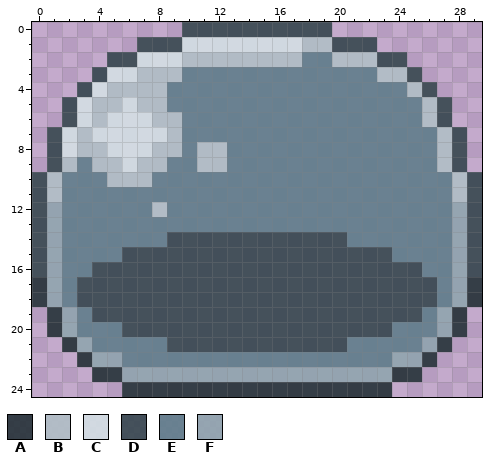
One commit to this pixel-art sprite: 资源/生物/史莱姆/images/Body_9.png. Above: the version before the commit.
The file is 30x25 pixels.
Palette (. is transparent): A #263238e6  B #b0bec5e6  C #d3dee3e6  D #37474fe6  E #607d8be6  F #90a4aee6
Pixels before, first column x 0:
 0 ..........DDDDDDDDDD..........
 1 .......DDDCCCCCCCCBBDDD.......
 2 .....DDCCCBBBBBBBBEEBBBDD.....
 3 ....DCCBBBEEEEEEEEEEEEEBBD....
 4 ...DCBBBBEEEEEEEEEEEEEEEEBD...
 5 ..DCBBCBBEEEEEEEEEEEEEEEEEBD..
 6 ..DCBCCCBBEEEEEEEEEEEEEEEEBD..
 7 .DCBCCCCCBEEEEEEEEEEEEEEEEEBD.
 8 .DCBBCCCBBEBBEEEEEEEEEEEEEEBD.
 9 .DBEBBCBBEEBBEEEEEEEEEEEEEEBD.
10 DBEEEBBBEEEEEEEEEEEEEEEEEEEEBD
11 DBEEEEEEEEEEEEEEEEEEEEEEEEEEBD
12 DFEEEEEEBEEEEEEEEEEEEEEEEEEEFD
13 DFEEEEEEEEEEEEEEEEEEEEEEEEEEFD
14 DFEEEEEEEDDDDDDDDDDDDEEEEEEEFD
15 DFEEEEDDDDDDDDDDDDDDDDDDEEEEFD
16 DFEEDDDDDDDDDDDDDDDDDDDDDDEEFD
17 AFEDDDDDDDDDDDDDDDDDDDDDDDDEFA
18 AFEDDDDDDDDDDDDDDDDDDDDDDDDEFA
19 .AFEDDDDDDDDDDDDDDDDDDDDDDEFA.
20 .AFEEEDDDDDDDDDDDDDDDDDDEEEFA.
21 ..AFEEEEEDDDDDDDDDDDDEEEEEFA..
22 ...AFFEEEEEEEEEEEEEEEEEEFFA...
23 ....AAFFFFFFFFFFFFFFFFFFAA....
24 ......AAAAAAAAAAAAAAAAAA......
The result:
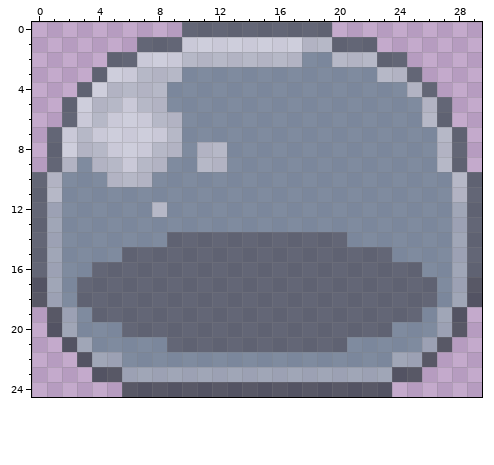
Change:
Colour A changes from #263238e6 to #263238af.
Colour B changes from #b0bec5e6 to #b0bec5af.
Colour C changes from #d3dee3e6 to #d3dee3af.
Colour D changes from #37474fe6 to #37474faf.
Colour E changes from #607d8be6 to #607d8baf.
Colour F changes from #90a4aee6 to #90a4aeaf.
